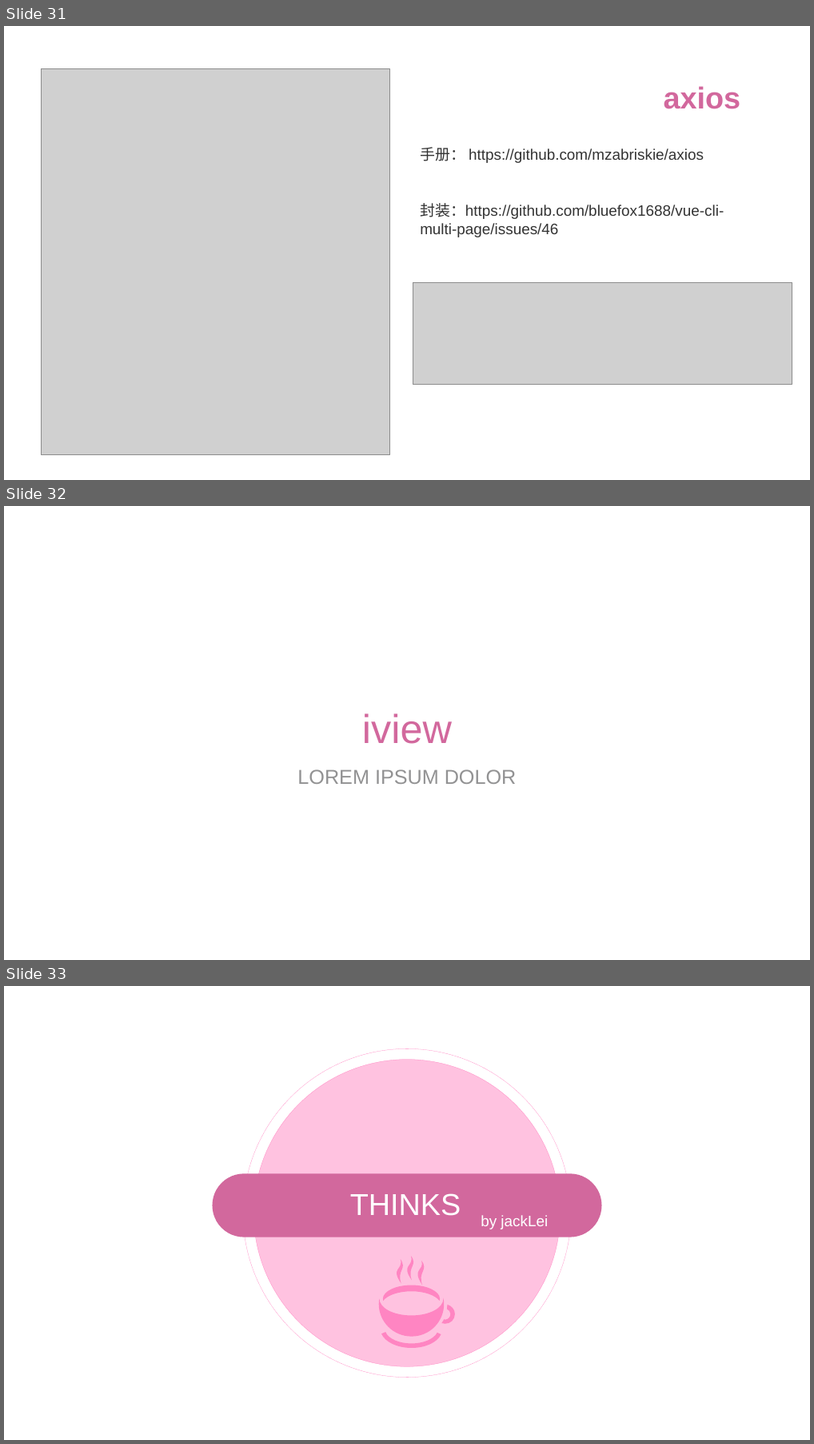
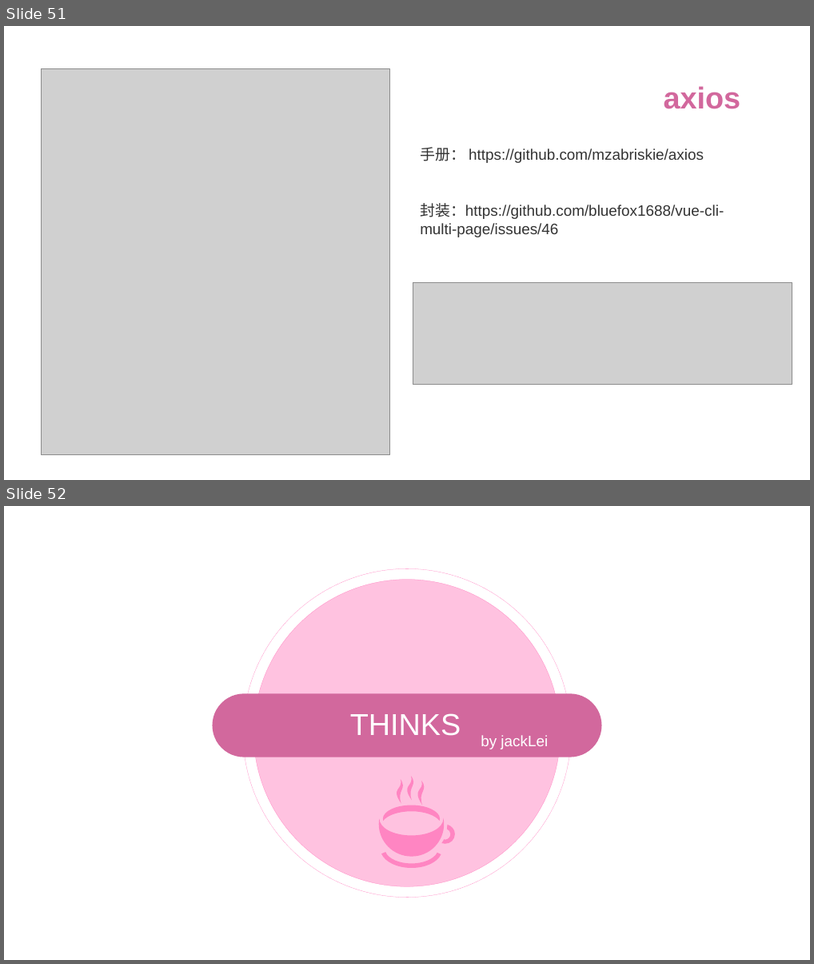
Before and after one commit to ttflowerboys/vue-demo, a slide deck: PPT/vue前后端分离 - 上.pptx. Shown one above the other, each under a label of ours: slides 31, 32 and 33 before the commit, slides 51 and 52 after it. The pictures are 814x1444 and 814x964 pixels, drawn with LibreOffice and Linux fonts; fonts in the diff are those of the drawing; grey boxes stand for pictures; background and template pictures are left out. Boxes give left, top, right and bottom in pixels: in the first picture for what was removed or moved away, otherwise in the second. Text is boxed around its words. In the diff, an @@ line names an element or a change of style, - is before the commit and + after.

```diff
--- a/PPT/vue前后端分离 - 上.pptx
+++ b/PPT/vue前后端分离 - 上.pptx
@@ slide 32 removed at bbox=[4, 506, 810, 960], background #FFFFFF @@
@@ title removed at bbox=[362, 713, 452, 744] @@
-iview
@@ text removed at bbox=[298, 769, 517, 784] @@
-LOREM IPSUM DOLOR
@@ what was slide 31 is now slide 51 @@
@@ what was slide 33 is now slide 52 @@
```
Also in this commit, not shown: 6 slides changed, 23 slides added, 3 other slides removed.
